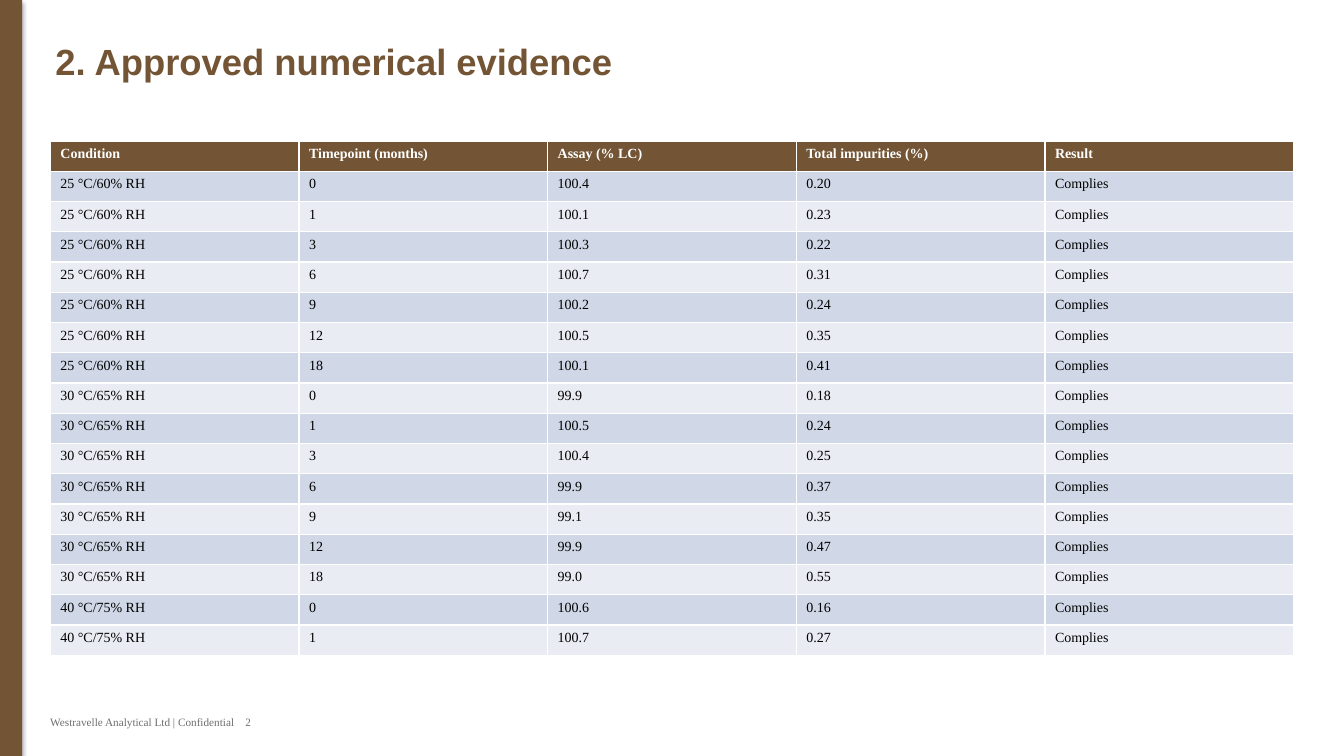
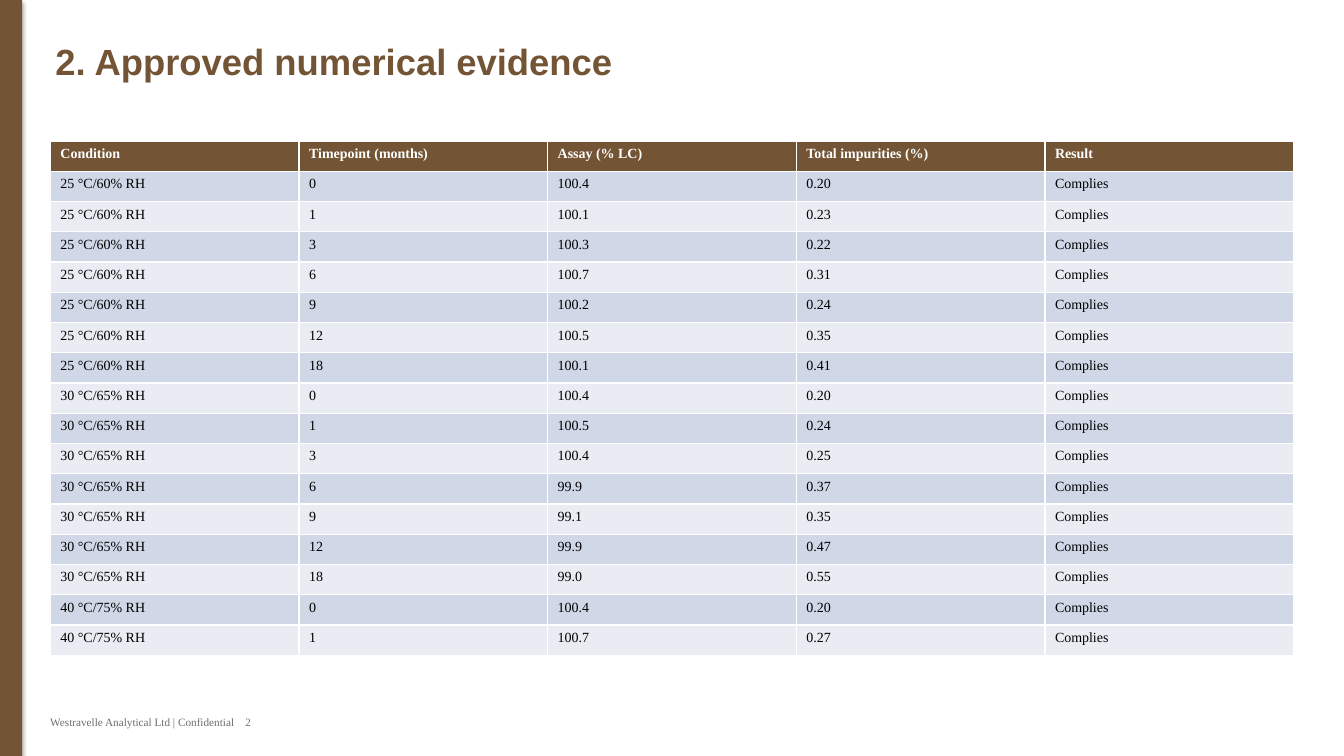
Before and after one commit to 60xAI/portco-mock-dataset, a slide deck: slide 2 of output/archive/WestravelleData/Stability/WX4/WA-2015-137/Readouts/Client/WX4_StabilityReview_QA-APPROVED.pptx. Drawn at 1344x756 pixels with LibreOffice and Linux fonts; fonts in the diff are those of the drawing. Boxes give left, top, right and bottom in pixels: in the first picture for what was removed or moved away, otherwise in the second. Text is boxed around its words. In the diff, an @@ line names an element or a change of style, - is before the commit and + after.

```diff
--- a/output/archive/WestravelleData/Stability/WX4/WA-2015-137/Readouts/Client/WX4_StabilityReview_QA-APPROVED.pptx
+++ b/output/archive/WestravelleData/Stability/WX4/WA-2015-137/Readouts/Client/WX4_StabilityReview_QA-APPROVED.pptx
@@ table at [50,141,1296,655] @@
-row 9, column 3: 99.9
+row 9, column 3: 100.4
-row 9, column 4: 0.18
+row 9, column 4: 0.20
-row 16, column 3: 100.6
+row 16, column 3: 100.4
-row 16, column 4: 0.16
+row 16, column 4: 0.20
```
Also in this commit, not shown: 14 other files.
